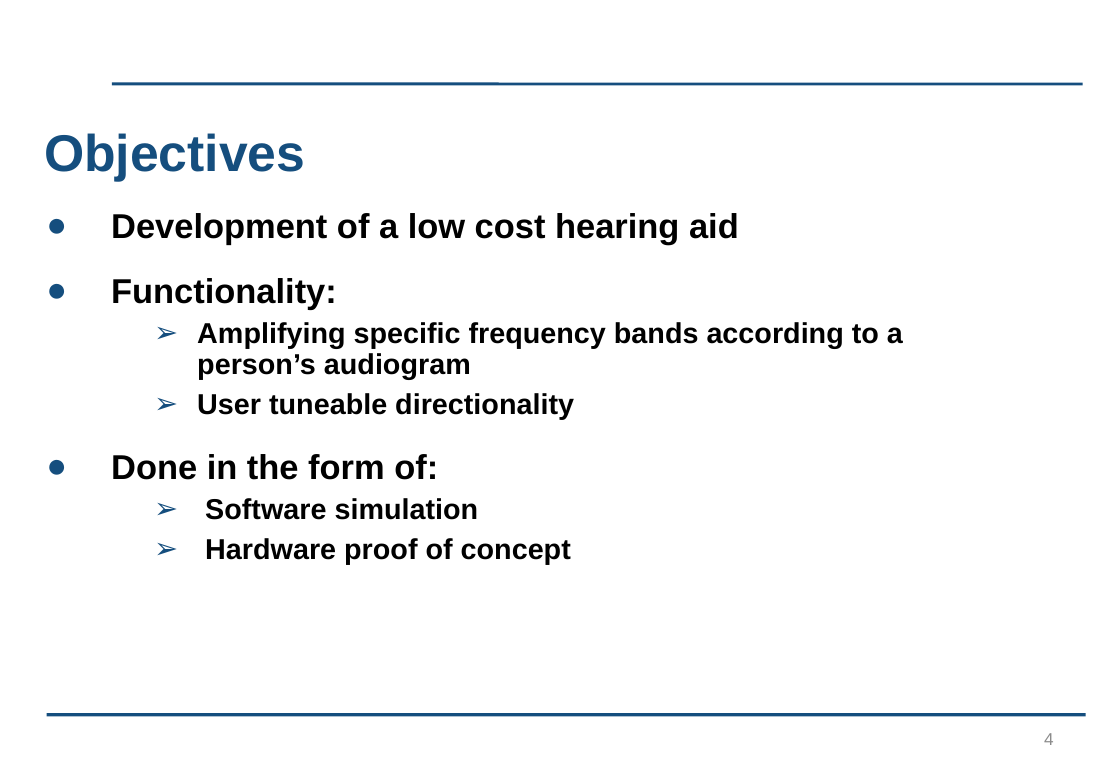
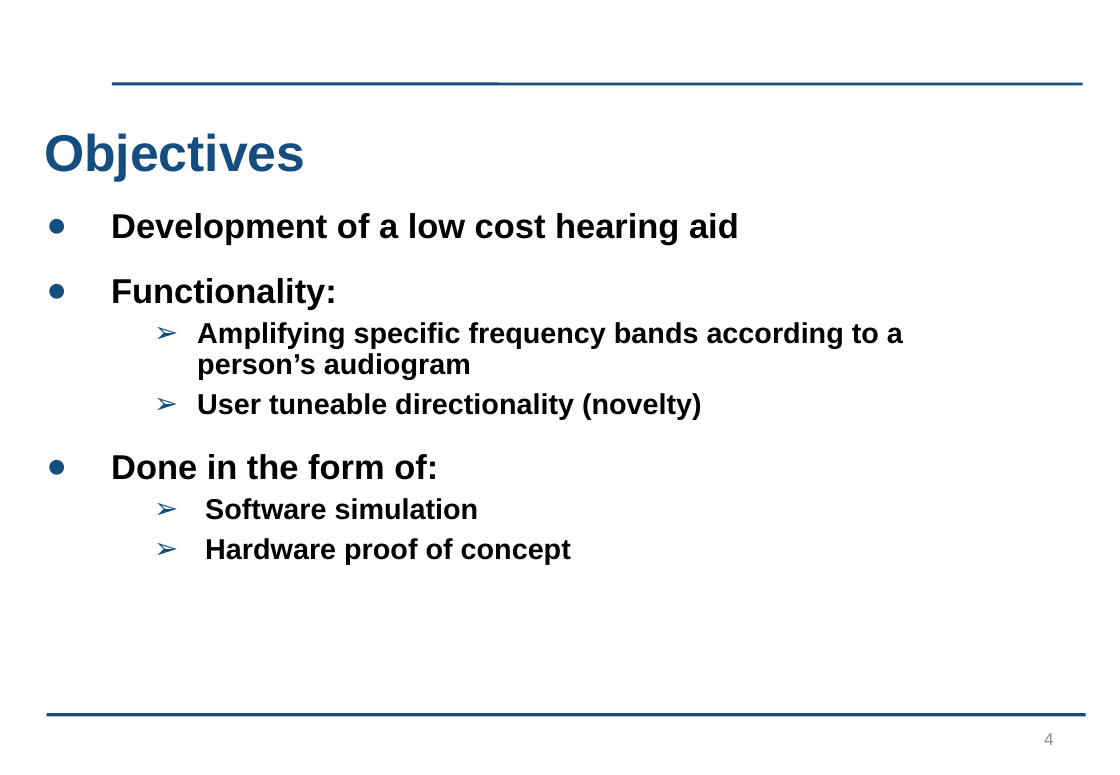
Before and after one commit to kayjayB/I_cant_hear_you, a slide deck: slide 4 of Presentation/Lab Project Presentation.pptx. Drawn at 1120x775 pixels with LibreOffice and Linux fonts; fonts in the diff are those of the drawing; background and template pictures are left out. Boxes give left, top, right and bottom in pixels: in the first picture for what was removed or moved away, otherwise in the second. Text is boxed around its words. In the diff, an @@ line names an element or a change of style, - is before the commit and + after.

Commit message:
Added novelty to presentation

```diff
--- a/Presentation/Lab Project Presentation.pptx
+++ b/Presentation/Lab Project Presentation.pptx
@@ text at (197, 393, 702, 420): text changed @@
-  ➢ User tuneable directionality
+  ➢ User tuneable directionality (novelty)
```
Also in this commit, not shown: 1 other slide changed.
